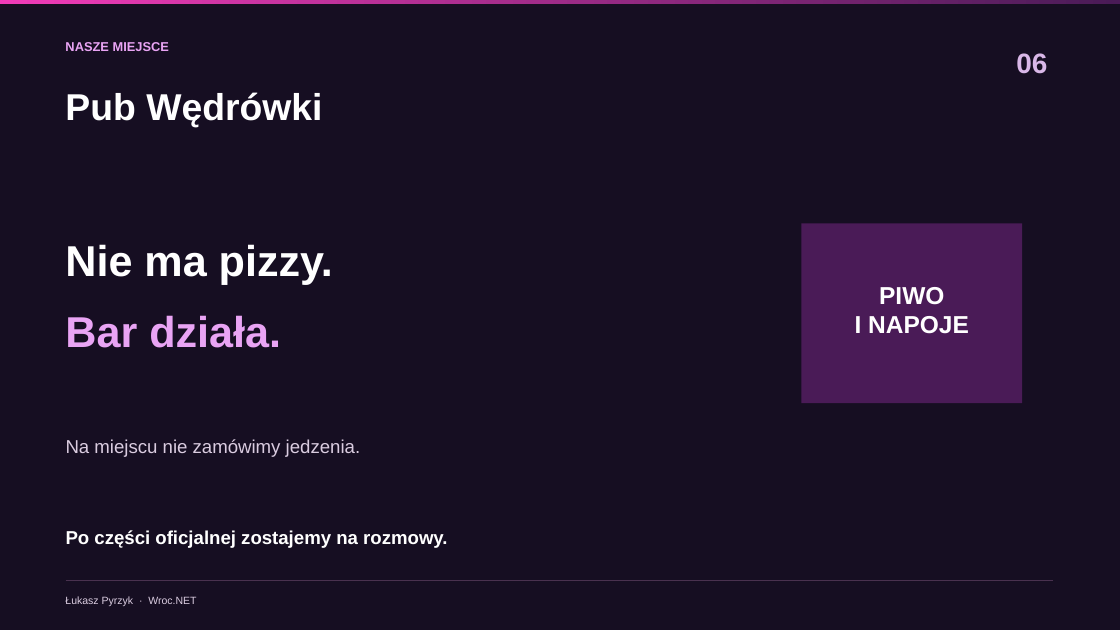
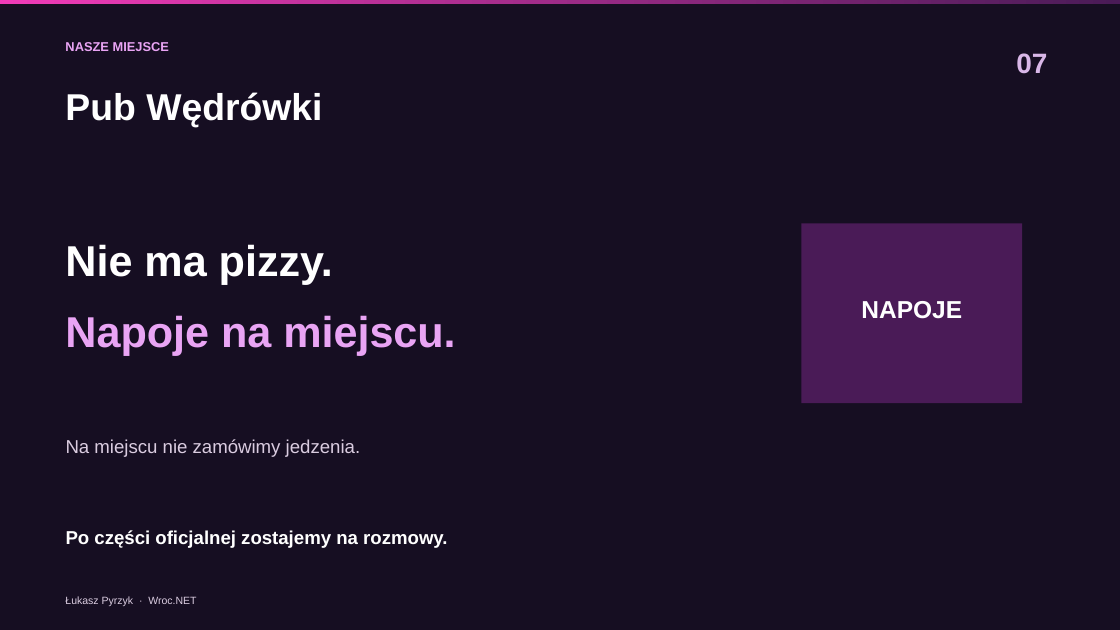
Before and after one commit to lukasz-pyrzyk/wrocnet.org, a slide deck: slide 7 of slides/172/2026-11-17-172-spotkanie.pptx (slide 6 before the commit). Drawn at 1120x630 pixels with LibreOffice and Linux fonts; fonts in the diff are those of the drawing. Boxes give left, top, right and bottom in pixels: in the first picture for what was removed or moved away, otherwise in the second. Text is boxed around its words. In the diff, an @@ line names an element or a change of style, - is before the commit and + after.

```diff
--- a/slides/172/2026-11-17-172-spotkanie.pptx
+++ b/slides/172/2026-11-17-172-spotkanie.pptx
@@ text at [1016,53,1047,74]: text changed @@
-06
+07
@@ text at [65,315,455,355]: text changed @@
-Bar działa.
+Napoje na miejscu.
@@ text at [861,301,962,319]: text changed @@
-PIWO
-I NAPOJE
+NAPOJE
@@ line removed from (66, 581) to (1053, 581) @@
```
Also in this commit, not shown: 12 other slides changed, 2 slides added, 1 slide removed, 4 other files.
